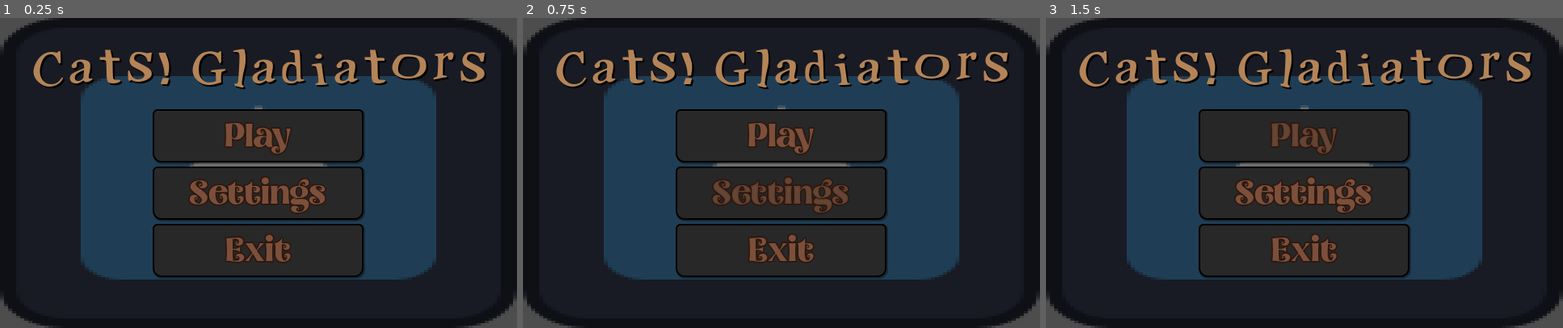
Above: before the commit, frames 1-3 (left to right).
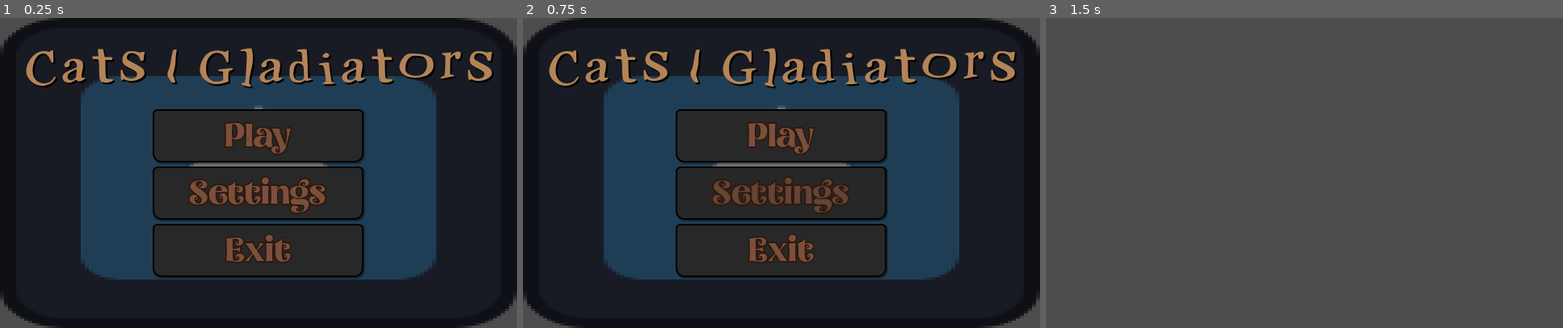
Above: after the commit, the same moments.

Repository: artemagant/Cats__--Gladiators--__
Game: Godot game, scene res://Scenes/Menu/Menu.tscn
Same seed, same stepped clock (60 frames per second), same inputs: the game is played once before the commit and once after it. Before the commit the project has no main scene; this scene is started directly in both runs. The engine's default icon, where the game draws it, is replaced by a stand-in: a white triangle on a blue panel in a dark square.
Inputs:
- Up to frame 1 (0.25 s): no input
- Up to frame 2 (0.75 s): click "Settings" at 0.5 s
- Up to frame 3 (1.5 s): click "Play" at 1.25 s

The runs differ from the first frame. In frame 1, 5.8% of the frame differs, in the area x 5-96%, y 9-23%; in frame 2, 5.8%; in frame 3, 98%, in the area x 0-100%, y 0-100%.

Commit message:
0.6 day: Add SFX to menu. Add functionality to buttons Play and exit. Still need to add function to Settings button.

Diff:
--- /dev/null
+++ b/cats----gladiators----/Data.gd
@@ -0,0 +1,11 @@
+extends Node
+
+# List of stages of game
+var stages:PackedStringArray = [
+	# 1 - Starting Village
+	"res://Scenes/Stages/Starting_Village/Starting_Village.tscn",
+]
+# Index of current stage
+var stage = 0
+# Maximum index for stage
+var max_stage = stages. size() - 1
--- a/cats----gladiators----/Scenes/Menu/Menu.tscn
+++ b/cats----gladiators----/Scenes/Menu/Menu.tscn
@@ -1,11 +1,12 @@
-[gd_scene load_steps=10 format=3 uid="uid://blm8vcsq5vmli"]
+[gd_scene load_steps=11 format=3 uid="uid://blm8vcsq5vmli"]
 
 [ext_resource type="Texture2D" uid="uid://b2ehqh3ps5njf" path="res://icon.svg" id="1_jf1j2"]
 [ext_resource type="Script" uid="uid://crku18klnclgx" path="res://Scenes/Menu/menu.gd" id="1_w32jx"]
 [ext_resource type="FontFile" uid="uid://d04jddmklsan1" path="res://Fonts/Bonello-Regular.otf" id="2_crea4"]
 [ext_resource type="FontFile" uid="uid://cr7hcb1m6hvrn" path="res://Fonts/PositionsByArixbored-Regular .otf" id="2_e56cd"]
 [ext_resource type="StyleBox" uid="uid://cgnys514rgdnf" path="res://Scenes/Menu/Buttons_Styles_Normal.tres" id="2_u03px"]
-[ext_resource type="AudioStream" uid="uid://y262qjgfp4h7" path="res://sounds/Sfx/Buttons_Menu.wav" id="6_l7xyq"]
+[ext_resource type="AudioStream" uid="uid://dfaxfeuphuf4x" path="res://sounds/Sfx/Buttons/Menu/Buttons_1Part_Menu.wav" id="6_h7084"]
+[ext_resource type="AudioStream" uid="uid://bldn1rtqbxfyi" path="res://sounds/Sfx/Buttons/Menu/Buttons_2Part_Menu.wav.wav" id="7_uw0ty"]
 
 [sub_resource type="StyleBoxFlat" id="StyleBoxFlat_crea4"]
 bg_color = Color(0.13743177, 0.13743198, 0.13743186, 0.88500005)
@@ -93,6 +94,7 @@
 theme_override_styles/pressed = SubResource("StyleBoxFlat_crea4")
 theme_override_styles/hover = SubResource("StyleBoxFlat_u03px")
 theme_override_styles/focus = SubResource("StyleBoxEmpty_jf1j2")
+action_mode = 0
 text = "Play"
 
 [node name="Settings_Button" type="Button" parent="VBoxContainer"]
@@ -141,10 +143,10 @@
 anchors_preset = 5
 anchor_left = 0.5
 anchor_right = 0.5
-offset_left = -283.5
-offset_top = 30.0
-offset_right = 283.5
-offset_bottom = 91.0
+offset_left = -292.5
+offset_top = 28.0
+offset_right = 292.5
+offset_bottom = 91.511
 grow_horizontal = 2
 theme_override_colors/font_color = Color(0.70637727, 0.51639724, 0.3431899, 1)
 theme_override_colors/font_shadow_color = Color(0, 0, 0, 1)
@@ -152,11 +154,15 @@
 theme_override_constants/shadow_offset_y = 2
 theme_override_fonts/font = ExtResource("2_e56cd")
 theme_override_font_sizes/font_size = 80
-text = "Cats! Gladiators"
+text = "Cats ( Gladiators"
 horizontal_alignment = 1
 vertical_alignment = 1
 
-[node name="Buttons_Down_SFX" type="AudioStreamPlayer2D" parent="."]
-stream = ExtResource("6_l7xyq")
+[node name="Buttons_1Part_SFX" type="AudioStreamPlayer2D" parent="."]
+stream = ExtResource("6_h7084")
 
-[connection signal="button_down" from="VBoxContainer/Play_Button" to="." method="_on_play_button_button_down"]
+[node name="Buttons_2Part_SFX" type="AudioStreamPlayer2D" parent="."]
+stream = ExtResource("7_uw0ty")
+
+[connection signal="pressed" from="VBoxContainer/Play_Button" to="." method="_on_play_button_pressed"]
+[connection signal="pressed" from="VBoxContainer/Exit_Button" to="." method="_on_exit_button_pressed"]
--- a/cats----gladiators----/Scenes/Menu/menu.gd
+++ b/cats----gladiators----/Scenes/Menu/menu.gd
@@ -1,5 +1,41 @@
 extends Control
+@onready var sfx_button_1_part = $Buttons_1Part_SFX
+@onready var sfx_button_2_part = $Buttons_2Part_SFX
+
+func _ready() -> void:
+	# Connect signals to buttons
+	for child in get_children():
+		if child. get_children():
+			for button in child. get_children():
+				if button is Button:
+					button. connect("button_down", click_sound_part_1)
+					button. connect("button_up", click_sound_part_2)
+		else:
+			if child is Button:
+				child. connect("button_down", click_sound_part_1)
+				child. connect("button_up", click_sound_part_2)
 
 
-func _on_play_button_button_down() -> void:
-	pass # Replace with function body.
+func click_sound_part_1() -> void: # Function for signal button_down
+	# Choose random pith scale
+	var pith = randf_range(0.8, 1.2)
+	sfx_button_1_part.pitch_scale = pith
+	# Play the sound
+	sfx_button_1_part.play()
+func click_sound_part_2() -> void: # Function for signal button_up
+	# Choose random pith scale
+	var pith = randf_range(0.8, 1.2)
+	sfx_button_2_part.pitch_scale = pith
+	# Play the sound
+	sfx_button_2_part.play()
+
+func _on_exit_button_pressed() -> void: # Exit button pressed
+	# Add small delay before change scene, because of click sound
+	await get_tree().create_timer(0.2).timeout
+	# Quit the game after dalay
+	get_tree().quit()
+func _on_play_button_pressed() -> void: # Play button pressed
+	# Add small delay before change scene, because of click sound
+	await get_tree().create_timer(0.2).timeout
+	# Start game after dalay
+	get_tree().change_scene_to_file(Data. stages[Data. stage])
--- /dev/null
+++ b/cats----gladiators----/Scenes/Stages/Starting_Village/Starting_Village.tscn
@@ -0,0 +1,3 @@
+[gd_scene format=3 uid="uid://b4p5e5igl6ejh"]
+
+[node name="StartingVilage" type="Node2D"]
--- a/cats----gladiators----/project.godot
+++ b/cats----gladiators----/project.godot
@@ -11,8 +11,18 @@
 [application]
 
 config/name="Cats__--Gladiators--__"
+run/main_scene="uid://blm8vcsq5vmli"
 config/features=PackedStringArray("4.5", "Mobile")
 config/icon="res://icon.svg"
+
+[audio]
+
+buses/default_bus_layout="res://sounds/default_bus_layout.tres"
+driver/output_latency=4
+
+[autoload]
+
+Data="*res://Data.gd"
 
 [display]
 
Not shown, added: cats----gladiators----/Data.gd.uid
Not shown, added: cats----gladiators----/sounds/Sfx/Buttons/Menu/Buttons_1Part_Menu.wav.import
Not shown, added: cats----gladiators----/sounds/Sfx/Buttons/Menu/Buttons_2Part_Menu.wav.wav.import
Not shown, removed: cats----gladiators----/sounds/Sfx/Buttons_Menu.wav.import
Renamed: cats----gladiators----/default_bus_layout.tres -> cats----gladiators----/sounds/default_bus_layout.tres
Not shown, added: Credits_Scrinshots/Screenshot_20260112-213102.png
Not shown, added: Credits_Scrinshots/Screenshot_20260112-230909.png
Not shown, added: Credits_Scrinshots/Screenshot_20260112-231206.png
Not shown, added: cats----gladiators----/sounds/Sfx/Buttons/Menu/Buttons_1Part_Menu.wav
Not shown, added: cats----gladiators----/sounds/Sfx/Buttons/Menu/Buttons_2Part_Menu.wav.wav
Not shown, removed: cats----gladiators----/sounds/Sfx/Buttons_Menu.wav
